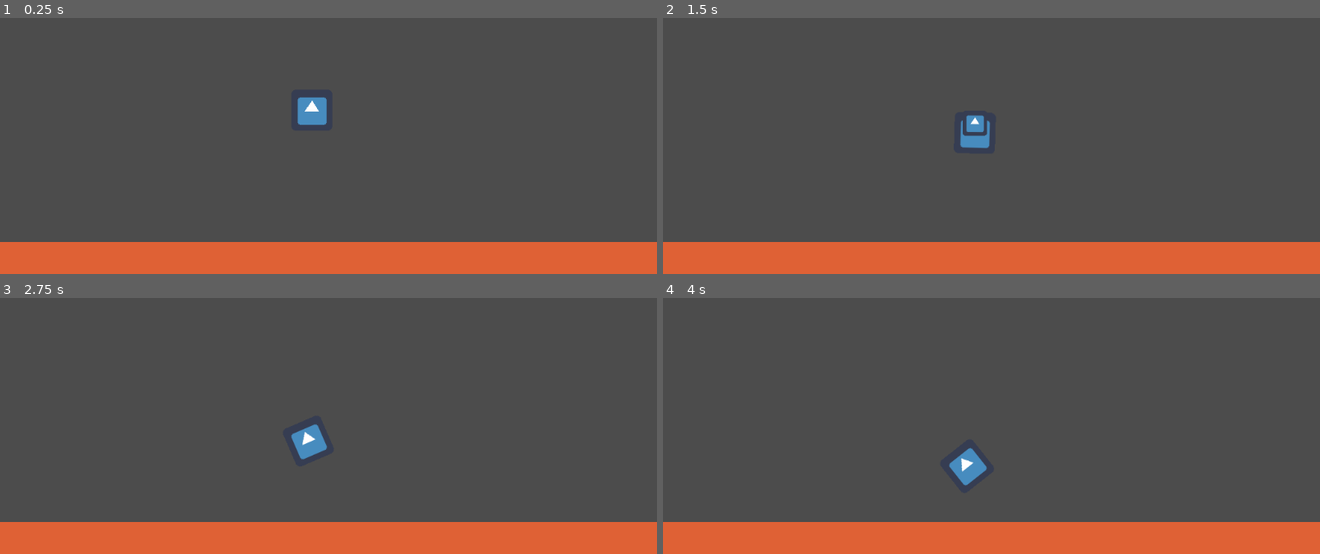
Above: before the commit, frames 1-4 (two rows, left to right).
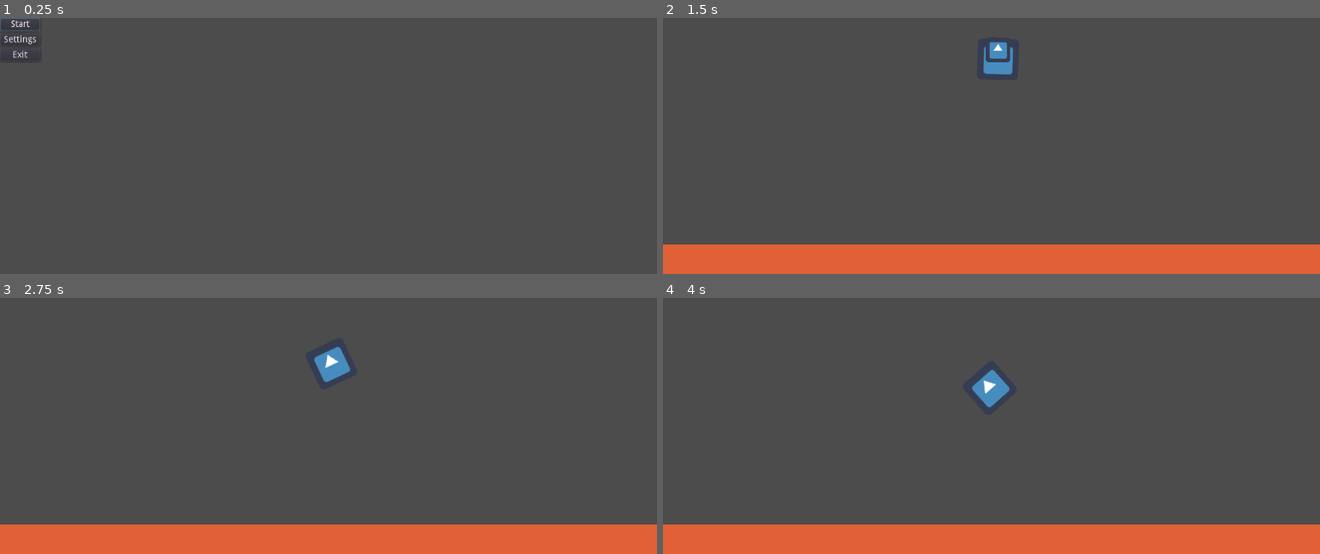
Above: after the commit, the same moments.

Repository: swift456/mars-lander
Game: Godot game, scene res://Menu.tscn
Two runs of this game, one before a commit and one after it. Both use one fixed random seed, a clock stepped at 60 frames per second and the inputs below. Before the commit the project starts from res://Main.tscn. The engine's default icon, where the game draws it, is replaced by a stand-in: a white triangle on a blue panel in a dark square.
Inputs (mouse positions are in pixels of both pictures, inside the frame that each line leads up to):
- Up to frame 1 (0.25 s): no input
- Up to frame 2 (1.5 s): click (682, 25) at 0.5 s, where only the run after the commit has a clickable "Start"; hold Right (right) from 1.28 s (still down); tap Space (parachute) at 1.35 s
- Up to frame 3 (2.75 s): release Right (right) at 2.03 s; hold Left (left) from 2.03 s (still down); tap Space (parachute) at 2.1 s
- Up to frame 4 (4 s): release Left (left) at 2.78 s; hold Right (right) 2.78-3.53 s; tap Space (parachute) at 2.85, 3.6 s; hold Up (thrust) from 3.53 s (still down)

The runs differ from the first frame. In frame 1, 13% of the frame differs, in the area x 0-100%, y 0-100%; in frame 2, 1.9%; in frame 3, 1.9%; in frame 4, 1.9%.

Commit message:
Progress made on #31, need to look at new state interactions

Diff:
--- a/Prototyping/LandingTest/Lander.gd
+++ b/Prototyping/LandingTest/Lander.gd
@@ -6,7 +6,7 @@
 var drag = 1
 var instancing = true
 var instance = parachute
-enum State {FREEFALL, PARACHUTE_DEPLOY, PARACHUTE_CUT, PARACHUTE_DEPLOYED,PARACHUTE_USED, DESTROYED, PAUSED}
+enum State {FREEFALL, PARACHUTE_DEPLOY, PARACHUTE_CUT, PARACHUTE_DEPLOYED,PARACHUTE_USED,LANDED, DESTROYED, PAUSED}
 var _state = State.FREEFALL
 
 
@@ -61,6 +61,13 @@
 				_state = State.PARACHUTE_USED
 				set_linear_damp(drag)
 
+		State.LANDED:
+			if self.get_linear_velocity().y > 40:
+				_state = State.DESTROYED
+
+		State.DESTROYED:
+			get_tree().change_scene("res://Menu.tscn")
+
 
 
 
@@ -85,7 +92,7 @@
 
 
 
-	if Input.is_action_just_pressed("parachute") && !_state == State.PARACHUTE_DEPLOYED && !_state == State.PARACHUTE_USED:
+	if Input.is_action_just_pressed("parachute") && !_state == State.PARACHUTE_DEPLOYED && !_state == State.PARACHUTE_USED && !_state == State.LANDED:
 		_state = State.PARACHUTE_DEPLOY
 	if Input.is_action_just_pressed("parachute") && _state == State.PARACHUTE_DEPLOYED:
 		_state = State.PARACHUTE_CUT
@@ -96,3 +103,7 @@
 
 #
 #
+
+
+func _on_Surface_body_entered(body):
+		_state = State.LANDED
--- a/Prototyping/LandingTest/Lander.tscn
+++ b/Prototyping/LandingTest/Lander.tscn
@@ -7,6 +7,8 @@
 extents = Vector2( 30, 30 )
 
 [node name="Lander" type="RigidBody2D"]
+collision_layer = 3
+collision_mask = 3
 script = ExtResource( 2 )
 
 [node name="CollisionShape2D" type="CollisionShape2D" parent="."]
--- a/Prototyping/LandingTest/Main.tscn
+++ b/Prototyping/LandingTest/Main.tscn
@@ -5,16 +5,16 @@
 [ext_resource path="res://ControlNode.gd" type="Script" id=3]
 
 [node name="Main" type="Node2D"]
-position = Vector2( 486, 196 )
-
-[node name="StartPosition" type="Node2D" parent="."]
+position = Vector2( 518, 374 )
+__meta__ = {
+"_edit_group_": true
+}
 
 [node name="Surface" parent="." instance=ExtResource( 1 )]
-position = Vector2( 33, 174 )
 scale = Vector2( 1.69547, 1.96441 )
 
 [node name="Node2D" type="Node2D" parent="."]
-position = Vector2( 0, -53 )
+position = Vector2( 4, -325 )
 script = ExtResource( 3 )
 __meta__ = {
 "_edit_group_": true
@@ -24,3 +24,5 @@
 __meta__ = {
 "_edit_group_": true
 }
+
+[connection signal="body_entered" from="Surface" to="Node2D/Lander" method="_on_Surface_body_entered"]
--- a/Prototyping/LandingTest/Surface.tscn
+++ b/Prototyping/LandingTest/Surface.tscn
@@ -1,19 +1,23 @@
 [gd_scene load_steps=2 format=2]
 
 [sub_resource type="RectangleShape2D" id=1]
-extents = Vector2( 512, 13 )
+extents = Vector2( 512, 12.5 )
 
-[node name="StaticBody2D" type="StaticBody2D"]
-position = Vector2( 512, 584 )
-__meta__ = {
-"_edit_group_": true
-}
+[node name="Area2D" type="Area2D"]
+
+[node name="CollisionShape2D" type="CollisionShape2D" parent="."]
+position = Vector2( 1, 4 )
+shape = SubResource( 1 )
 
 [node name="Polygon2D" type="Polygon2D" parent="."]
 position = Vector2( 1, 0 )
 color = Color( 0.87451, 0.380392, 0.207843, 1 )
 polygon = PoolVector2Array( -511, -10, 511, -10, 512, 16, -513, 16 )
 
-[node name="CollisionShape2D" type="CollisionShape2D" parent="."]
-position = Vector2( 1, 3 )
+[node name="StaticBody2D" type="StaticBody2D" parent="."]
+collision_layer = 2
+collision_mask = 2
+
+[node name="CollisionShape2D2" type="CollisionShape2D" parent="StaticBody2D"]
+position = Vector2( 1, 4 )
 shape = SubResource( 1 )
--- a/Prototyping/LandingTest/project.godot
+++ b/Prototyping/LandingTest/project.godot
@@ -11,7 +11,7 @@
 [application]
 
 config/name="Landing Test"
-run/main_scene="res://Main.tscn"
+run/main_scene="res://Menu.tscn"
 config/icon="res://icon.png"
 
 [display]
